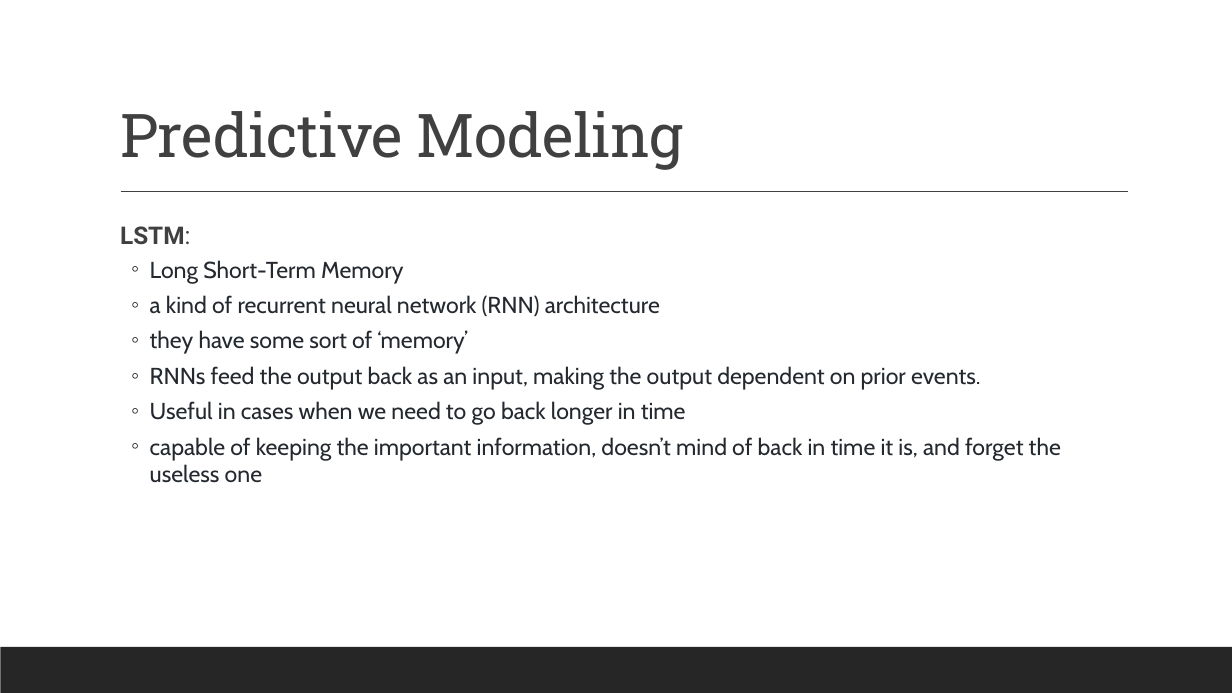
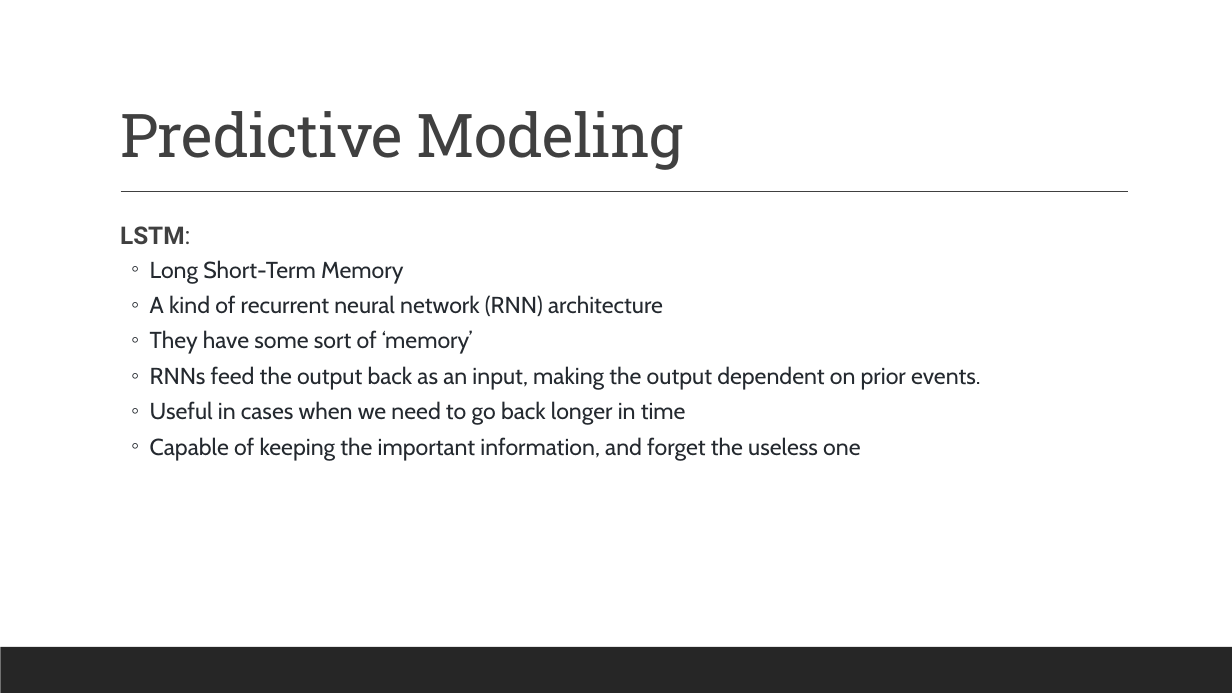
Before and after one commit to VargheseTresa/SpringBoard, a slide deck: slide 15 of cap3/Capstone_Final_Slides.pptx. Drawn at 1232x693 pixels with LibreOffice and Linux fonts; fonts in the diff are those of the drawing. Boxes give left, top, right and bottom in pixels: in the first picture for what was removed or moved away, otherwise in the second. Text is boxed around its words. In the diff, an @@ line names an element or a change of style, - is before the commit and + after.

```diff
--- a/cap3/Capstone_Final_Slides.pptx
+++ b/cap3/Capstone_Final_Slides.pptx
@@ text at [150, 295, 663, 354]: text changed @@
-  ◦ a kind of recurrent neural network (RNN) architecture
-  ◦ they have some sort of ‘memory’
+  ◦ A kind of recurrent neural network (RNN) architecture
+  ◦ They have some sort of ‘memory’
@@ text at [150, 437, 860, 461]: text changed @@
-  ◦ capable of keeping the important information, doesn’t mind of back in time it is, and forget the useless one
+  ◦ Capable of keeping the important information, and forget the useless one
```
Also in this commit, not shown: 3 other slides changed, 4 other files.
